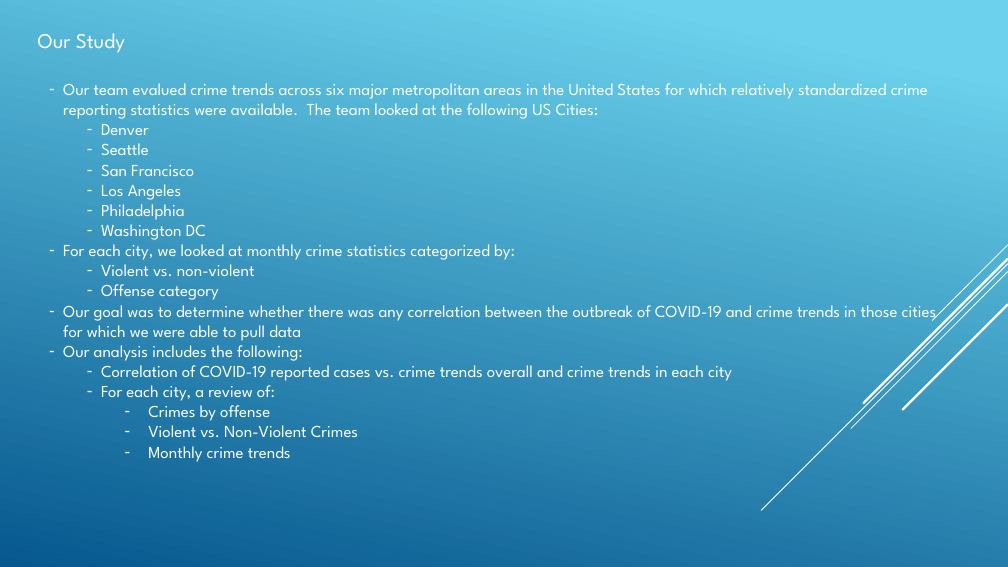
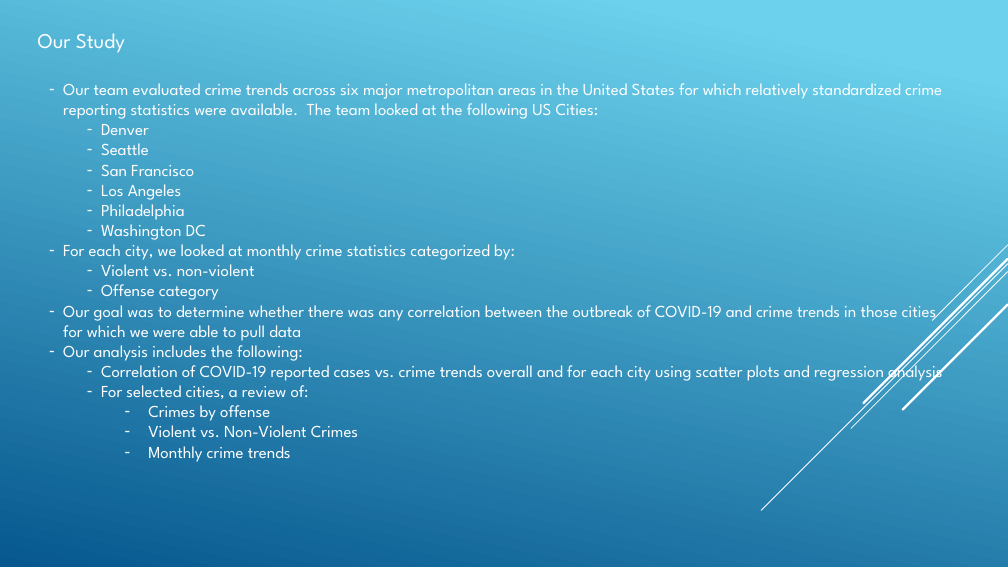
Before and after one commit to angelabanko/Project_1, a slide deck: slide 3 of Draft Presentation.pptx. Drawn at 1008x567 pixels with LibreOffice and Linux fonts; fonts in the diff are those of the drawing. Boxes give left, top, right and bottom in pixels: in the first picture for what was removed or moved away, otherwise in the second. Text is boxed around its words. In the diff, an @@ line names an element or a change of style, - is before the commit and + after.

Commit message:
Updated presentation

```diff
--- a/Draft Presentation.pptx
+++ b/Draft Presentation.pptx
@@ text at (x1=63, y1=83, x2=942, y2=119): text changed @@
-– Our team evalued crime trends across six major metropolitan areas in the United States for which relatively standardized crime reporting statistics were available. The team looked at the following US Cities:
+– Our team evaluated crime trends across six major metropolitan areas in the United States for which relatively standardized crime reporting statistics were available. The team looked at the following US Cities:
@@ text at (x1=101, y1=360, x2=942, y2=399): text changed @@
-  – Correlation of COVID-19 reported cases vs. crime trends overall and crime trends in each city
-  – For each city, a review of:
+  – Correlation of COVID-19 reported cases vs. crime trends overall and for each city using scatter plots and regression analysis
+  – For selected cities, a review of:
```
Also in this commit, not shown: 8 other slides changed.
